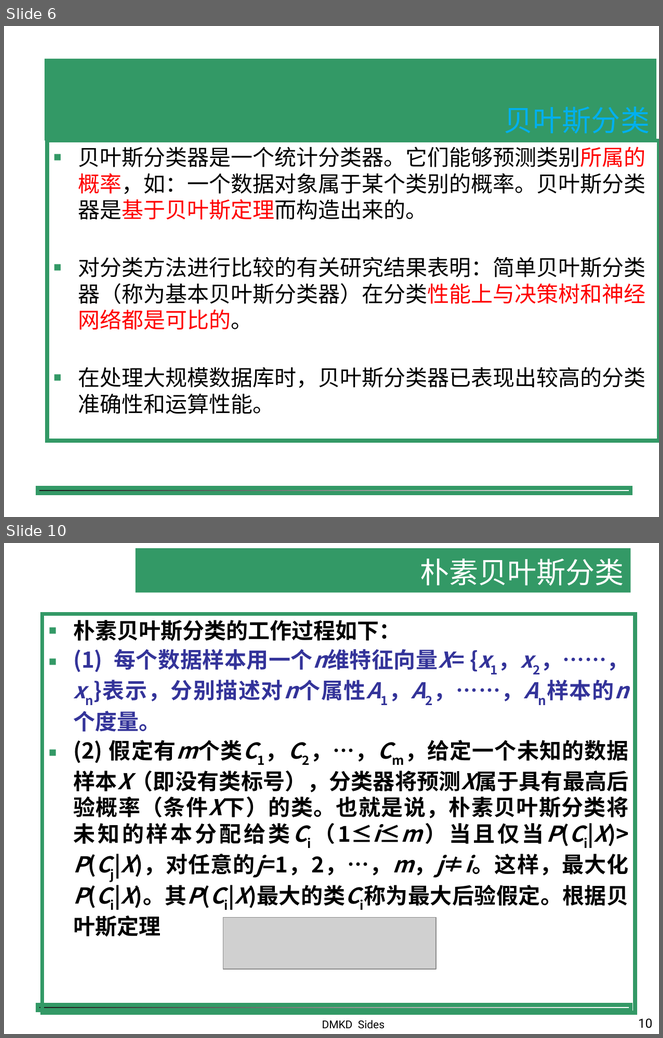
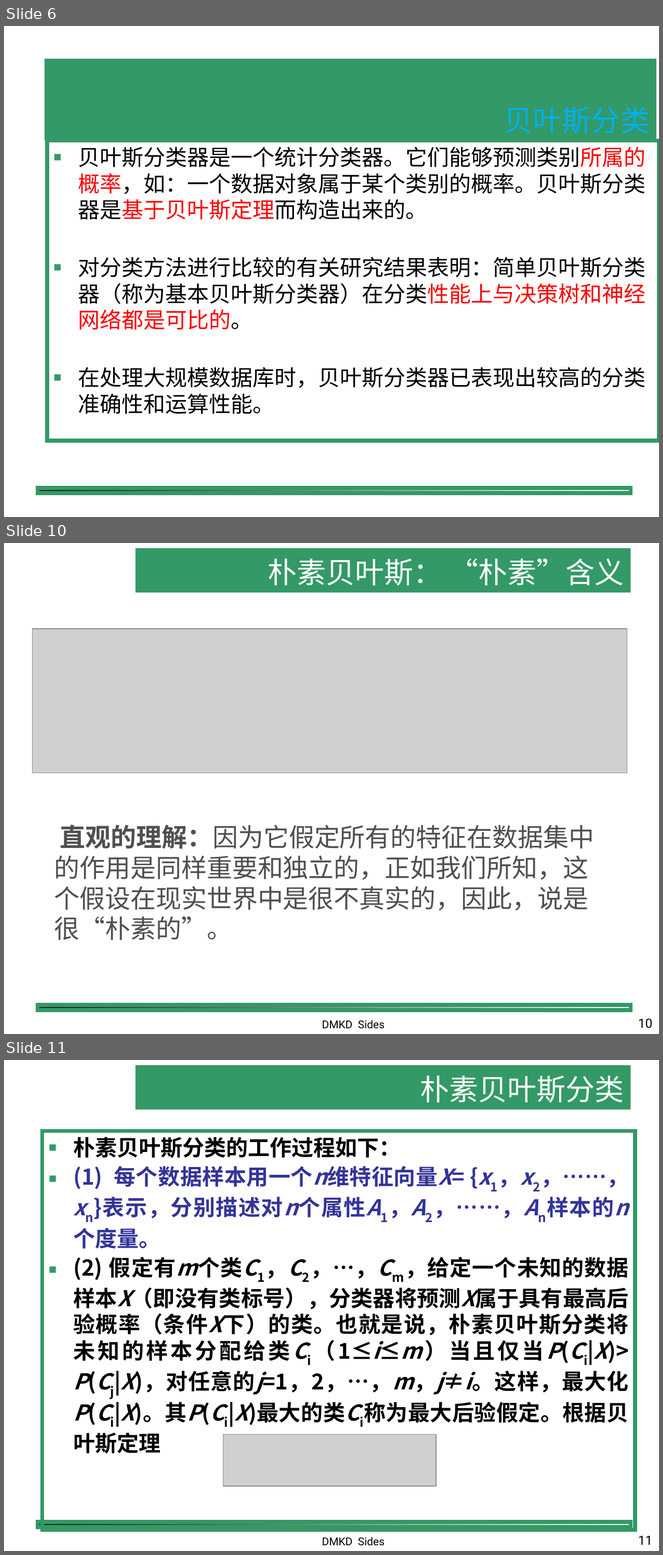
Before and after one commit to shfkuang/shfkuang.github.io, a slide deck: dm/ch4.4.ppt. Shown one above the other, each under a label of ours: slides 6 and 10 before the commit, slides 6, 10 and 11 after it; the slides between them are not shown. The pictures are 663x1038 and 663x1555 pixels, drawn with LibreOffice and Linux fonts; fonts in the diff are those of the drawing; grey boxes stand for pictures; background and template pictures are left out. Boxes give left, top, right and bottom in pixels: in the first picture for what was removed or moved away, otherwise in the second. Text is boxed around its words. In the diff, an @@ line names an element or a change of style, - is before the commit and + after.

```diff
--- a/dm/ch4.4.ppt
+++ b/dm/ch4.4.ppt
@@ slide 10 added at [4,543,659,1034], background #FFFFFF; not listed: 1 template element that a slide beside it also shows @@
@@ title added at [136,548,631,593], fill #339966, 32 pt, text #FFFFFF @@
+朴素贝叶斯： “朴素”含义
@@ picture added at [32,629,627,773] @@
@@ text added at [54,825,595,940], 28 pt, text #4F4F4F @@
+直观的理解：因为它假定所有的特征在数据集中的作用是同样重要和独立的，正如我们所知，这个假设在现实世界中是很不真实的，因此，说是很“朴素的”。
@@ text added at [322,1020,385,1029], 12 pt, text #000000 @@
+DMKD Sides
@@ page number added at [638,1019,653,1029], 14 pt, text #000000 @@
+10
@@ what was slide 10 is now slide 11 @@
@@ page number at [638,1536,653,1545]: text changed @@
-10
+11
```
Also in this commit, not shown: 4 slides changed, 1 other file.
